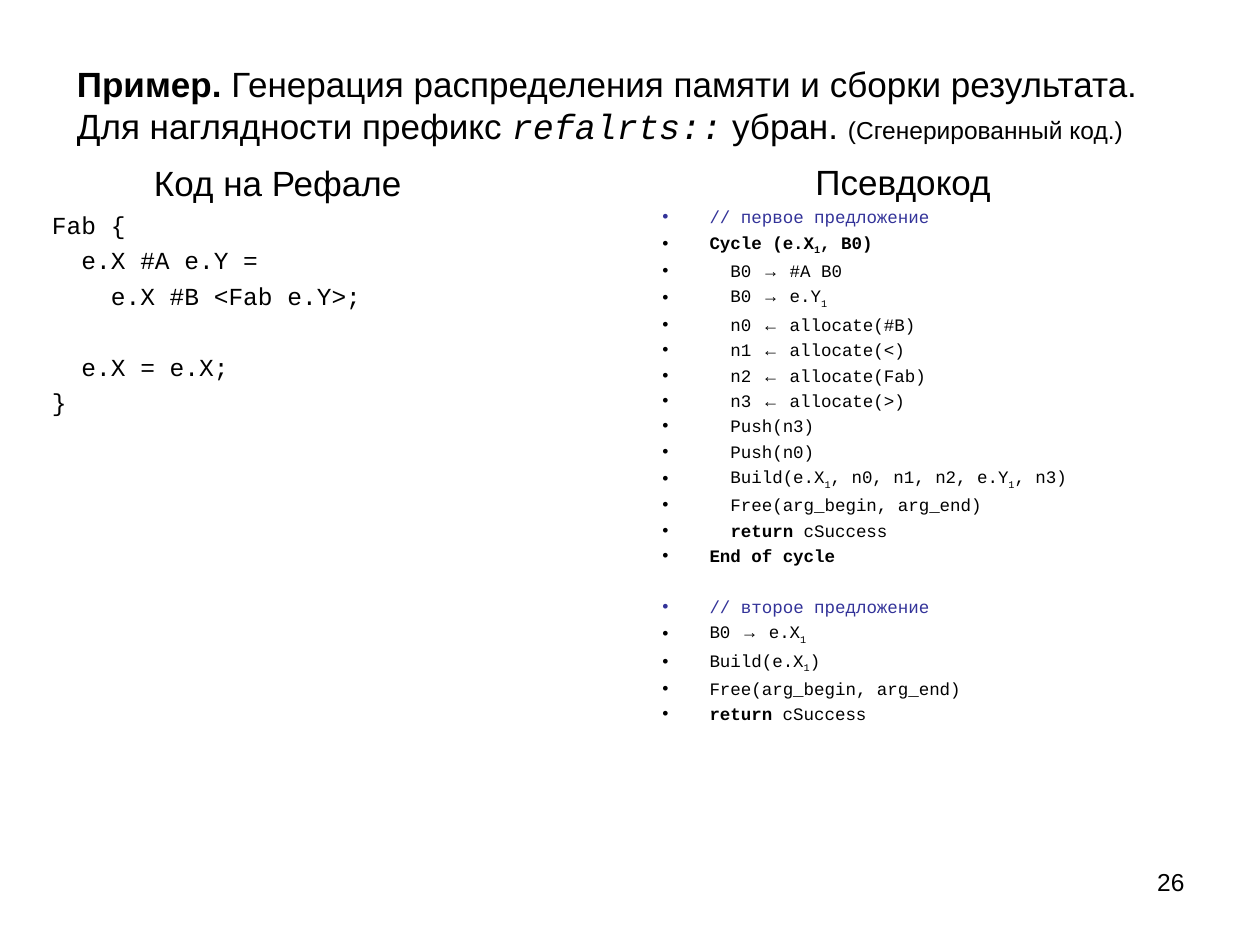
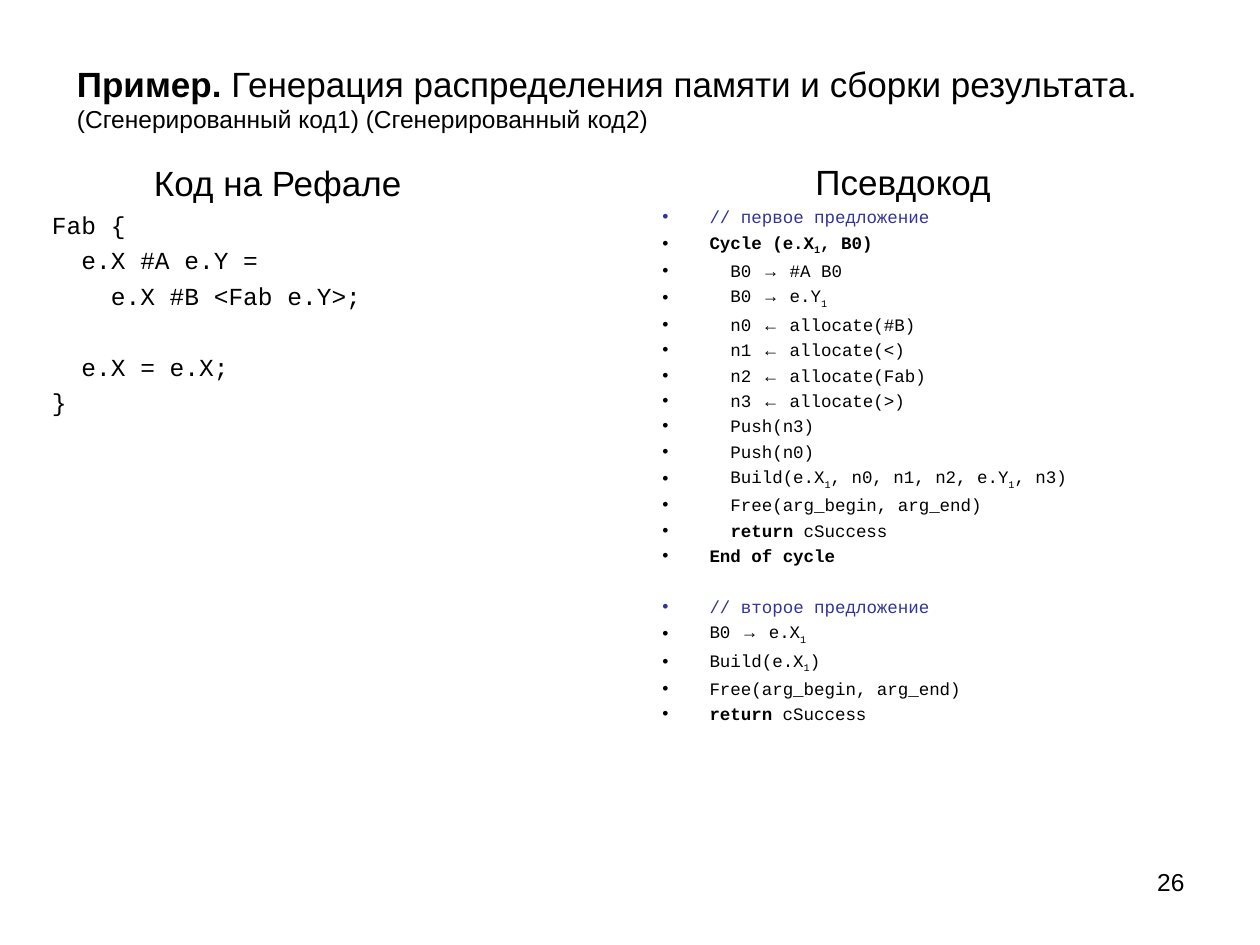
Before and after one commit to Mazdaywik/Refal-05, a slide deck: slide 26 of doc/Компилятор Простого Рефала.ppt. Drawn at 1260x945 pixels with LibreOffice and Linux fonts; fonts in the diff are those of the drawing. Boxes give left, top, right and bottom in pixels: in the first picture for what was removed or moved away, otherwise in the second. Text is boxed around its words. In the diff, an @@ line names an element or a change of style, - is before the commit and + after.

```diff
--- a/doc/Компилятор Простого Рефала.ppt
+++ b/doc/Компилятор Простого Рефала.ppt
@@ text at <box>77,71,1137,133</box>: text changed @@
-Пример. Генерация распределения памяти и сборки результата.
-Для наглядности префикс refalrts:: убран. (Сгенерированный код.)
+Пример. Генерация распределения памяти и сборки результата.
+(Сгенерированный код1) (Сгенерированный код2)
```
Also in this commit, not shown: 13 other slides changed, 3 slides added, 1 other file.
